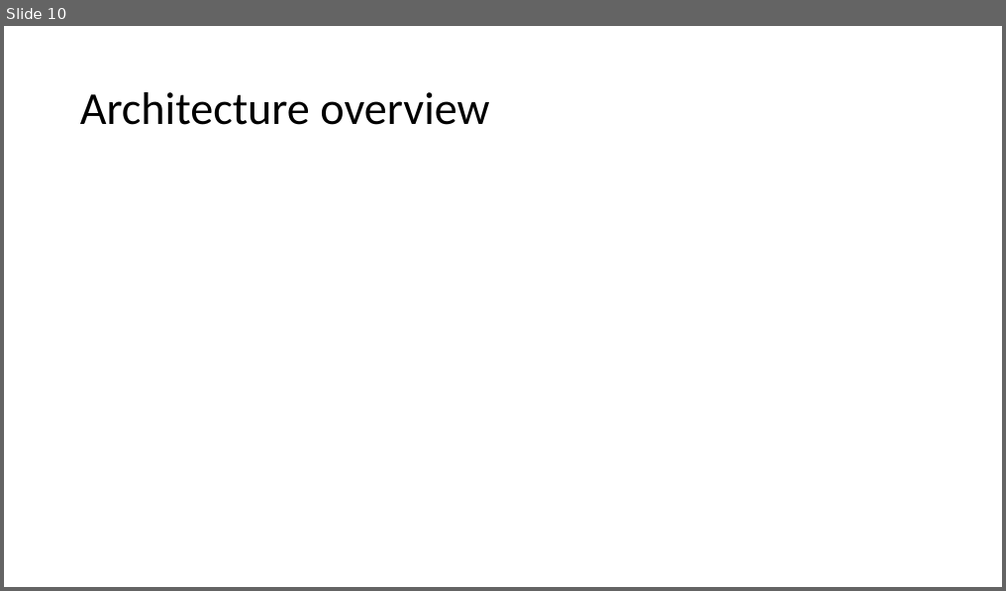
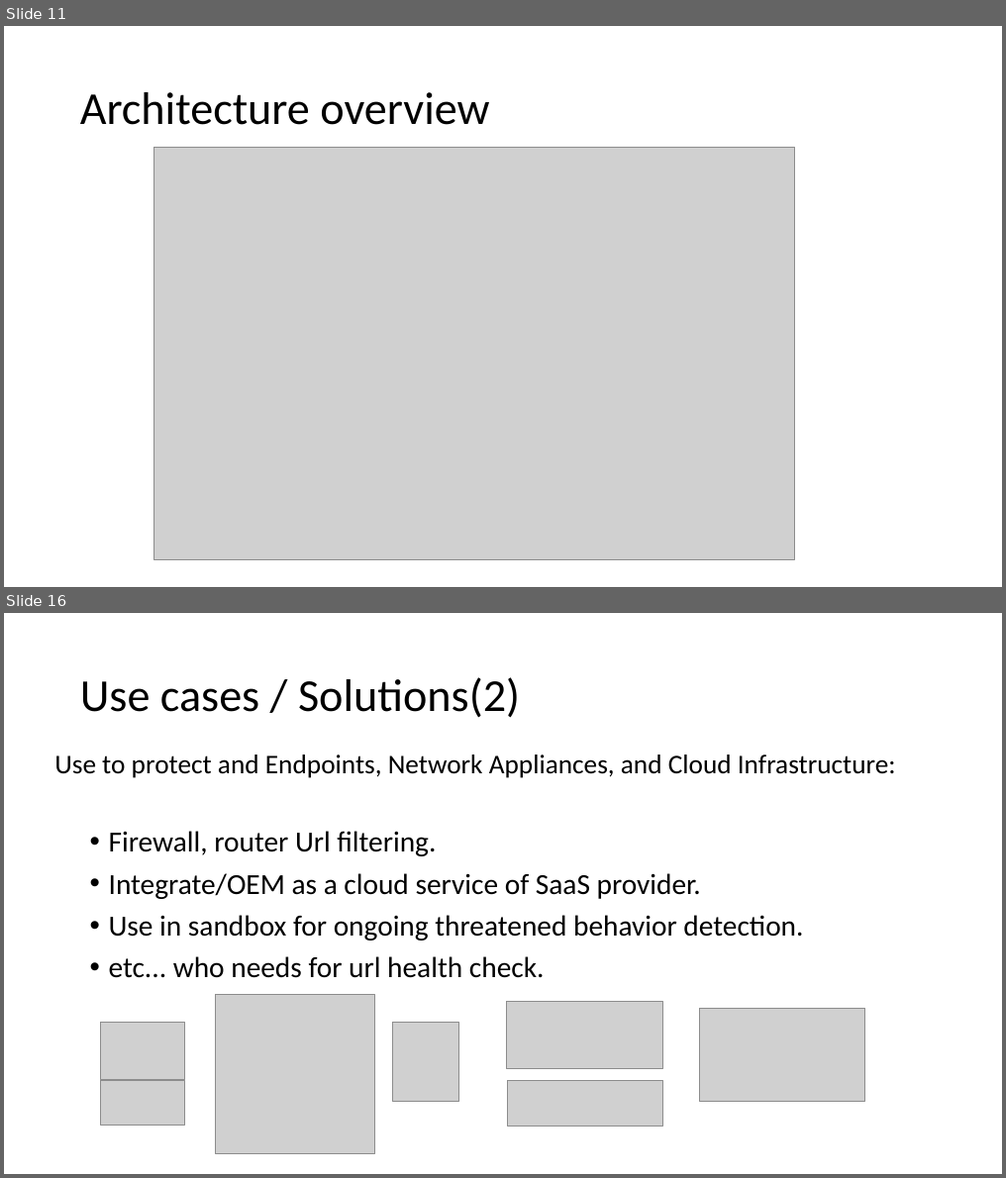
Before and after one commit to jacqbb/webscan, a slide deck: urlinfo_presentation.pptx. Shown one above the other, each under a label of ours: slide 10 before the commit, slides 11 and 16 after it; the slides between them are not shown. The pictures are 1006x591 and 1006x1178 pixels, drawn with LibreOffice and Linux fonts; fonts in the diff are those of the drawing; grey boxes stand for pictures; background and template pictures are left out. Boxes give left, top, right and bottom in pixels: in the first picture for what was removed or moved away, otherwise in the second. Text is boxed around its words. In the diff, an @@ line names an element or a change of style, - is before the commit and + after.

```diff
--- a/urlinfo_presentation.pptx
+++ b/urlinfo_presentation.pptx
@@ slide 16 added at box(4, 613, 1002, 1174), background picture (left out) @@
@@ title added at box(80, 677, 520, 718), 44 pt, text #000000 @@
+Use cases / Solutions(2)
@@ text added at box(54, 755, 896, 778), 26 pt, text #000000 @@
+Use to protect and Endpoints, Network Appliances, and Cloud Infrastructure:
@@ text added at box(109, 831, 803, 978), 28 pt, text #000000 @@
+• Firewall, router Url filtering.
+• Integrate/OEM as a cloud service of SaaS provider.
+• Use in sandbox for ongoing threatened behavior detection.
+• etc... who needs for url health check.
@@ picture added at box(215, 995, 374, 1155) @@
@@ picture added at box(101, 1023, 184, 1081) @@
@@ picture added at box(393, 1023, 459, 1102) @@
@@ picture added at box(506, 1001, 662, 1069) @@
@@ picture added at box(699, 1008, 865, 1102) @@
@@ picture added at box(101, 1081, 184, 1126) @@
@@ picture added at box(507, 1081, 662, 1126) @@
@@ what was slide 10 is now slide 11 @@
@@ slide 11 changed as well @@
@@ picture added at box(153, 148, 795, 560) @@
```
Also in this commit, not shown: 15 other slides changed, 11 other slides added, 7 slides removed, 41 other files.
